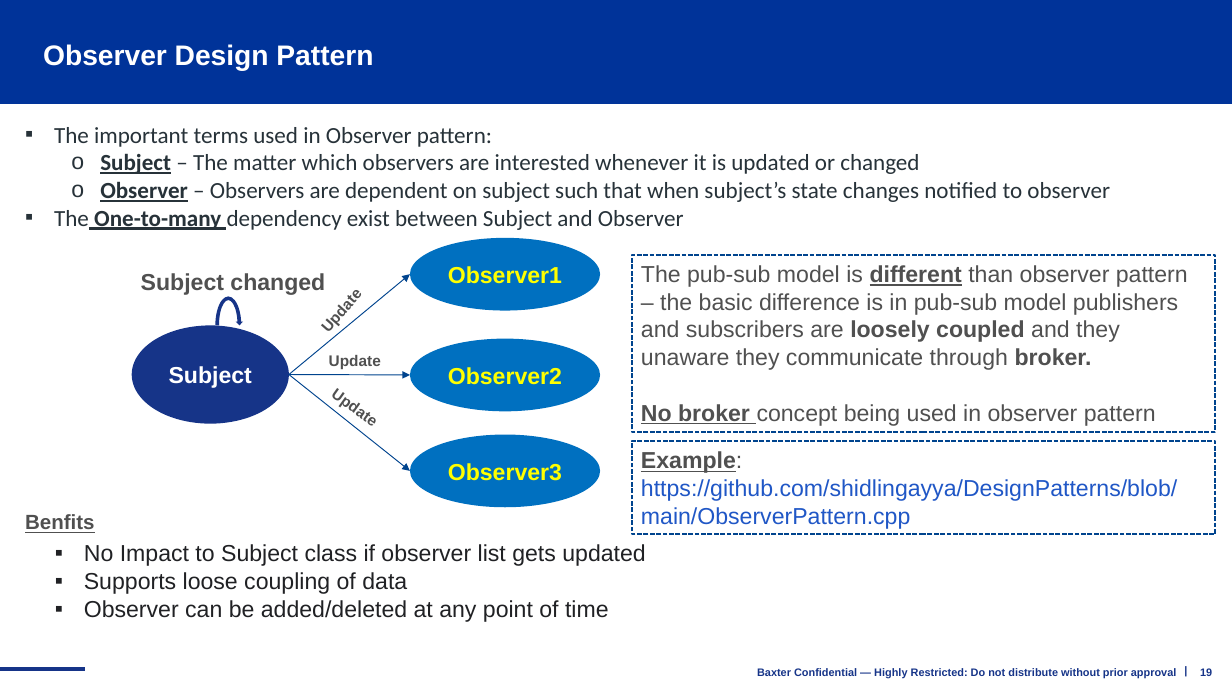
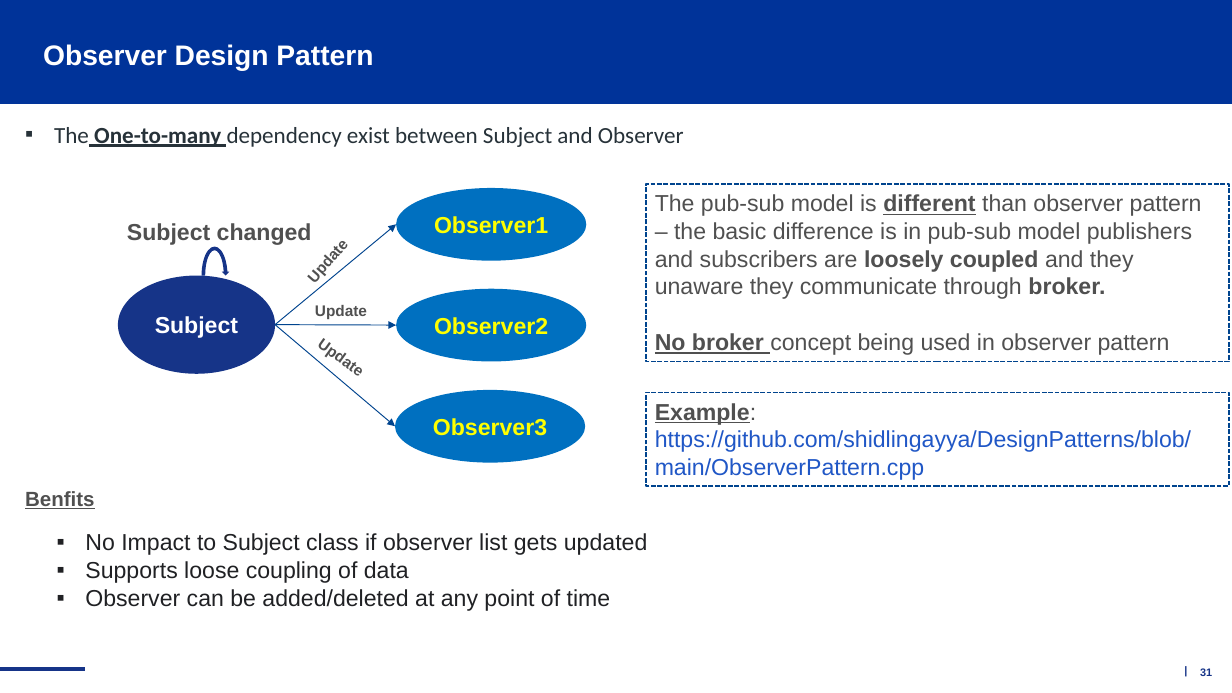
Before and after one commit to shidlingayya/DesignPatterns, a slide deck: slide 31 of C++ Design Patterns.pptx (slide 19 before the commit). Drawn at 1232x693 pixels with LibreOffice and Linux fonts; fonts in the diff are those of the drawing; background and template pictures are left out. Boxes give left, top, right and bottom in pixels: in the first picture for what was removed or moved away, otherwise in the second. Text is boxed around its words. In the diff, an @@ line names an element or a change of style, - is before the commit and + after.

```diff
--- a/C++ Design Patterns.pptx
+++ b/C++ Design Patterns.pptx
@@ text at box(54, 127, 1110, 202): paragraphs removed @@
-▪ The important terms used in Observer pattern:
-  o Subject – The matter which observers are interested whenever it is updated or changed
-  o Observer – Observers are dependent on subject such that when subject’s state changes notified to observer
@@ rectangle "The pub-sub model is different ...": place and size @@
-rectangle "The pub-sub model is different ..." at box(632, 255, 1215, 433)
+rectangle "The pub-sub model is different ..." at box(646, 184, 1229, 361)
@@ 4 texts, 3 ellipses, 2 arrows, 1 circular arrow: place and size @@
-4 texts, 3 ellipses, 2 arrows, 1 circular arrow at box(132, 238, 601, 441)
+4 texts, 3 ellipses, 2 arrows, 1 circular arrow at box(118, 188, 587, 391)
@@ arrow moved from (289, 374) - (410, 471) to (275, 324) - (396, 426) @@
@@ ellipse "Observer3": place and size @@
-ellipse "Observer3" at box(410, 434, 601, 507)
+ellipse "Observer3" at box(396, 390, 586, 463)
@@ rectangle "Example:": place and size @@
-rectangle "Example:" at box(632, 441, 1215, 534)
+rectangle "Example:" at box(646, 393, 1229, 486)
@@ text "Benfits": place and size @@
-text "Benfits" at box(25, 514, 94, 533)
+text "Benfits" at box(25, 491, 94, 509)
@@ text "No Impact to Subject class ...": place and size @@
-text "No Impact to Subject class ..." at box(84, 544, 645, 622)
+text "No Impact to Subject class ..." at box(85, 533, 647, 611)
@@ text removed at box(757, 668, 1177, 678) @@
-Baxter Confidential — Highly Restricted: Do not distribute without prior approval
@@ page number at box(1200, 668, 1212, 676): text changed @@
-19
+31
```
Also in this commit, not shown: 11 other slides changed, 14 slides added, 1 slide removed.
